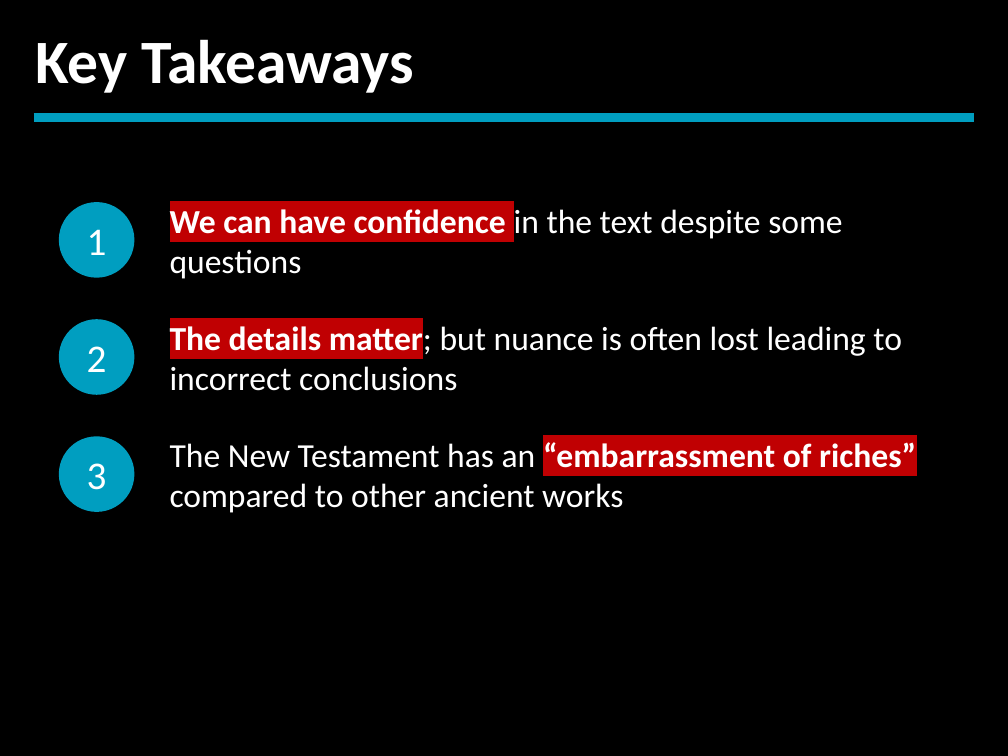
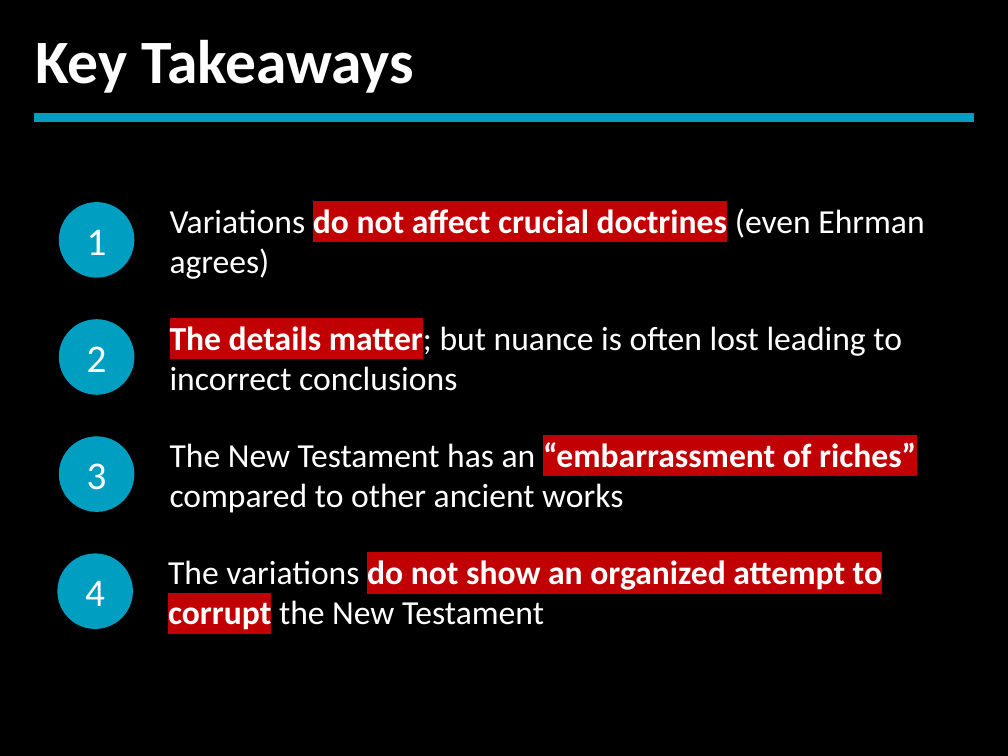
Before and after one commit to LukeMurphey/Ai1L, a slide deck: slide 35 of companion-website/public/files/22. Is the New Testament Corrupted.pptx (slide 29 before the commit). Drawn at 1008x756 pixels with LibreOffice and Linux fonts; fonts in the diff are those of the drawing. Boxes give left, top, right and bottom in pixels: in the first picture for what was removed or moved away, otherwise in the second. Text is boxed around its words. In the diff, an @@ line names an element or a change of style, - is before the commit and + after.

```diff
--- a/companion-website/public/files/22. Is the New Testament Corrupted.pptx
+++ b/companion-website/public/files/22. Is the New Testament Corrupted.pptx
@@ text at box(170, 208, 924, 279): text changed @@
-We can have confidence in the text despite some questions
+Variations do not affect crucial doctrines (even Ehrman agrees)
@@ ellipse added at box(57, 553, 133, 629), fill #009EC0, 28 pt, text #FFFFFF @@
+4
@@ text added at box(168, 560, 882, 630), 24 pt, text #FFFFFF, bold @@
+The variations do not show an organized attempt to corrupt the New Testament
```
Also in this commit, not shown: 9 other slides changed, 6 slides added, 1 other file.
